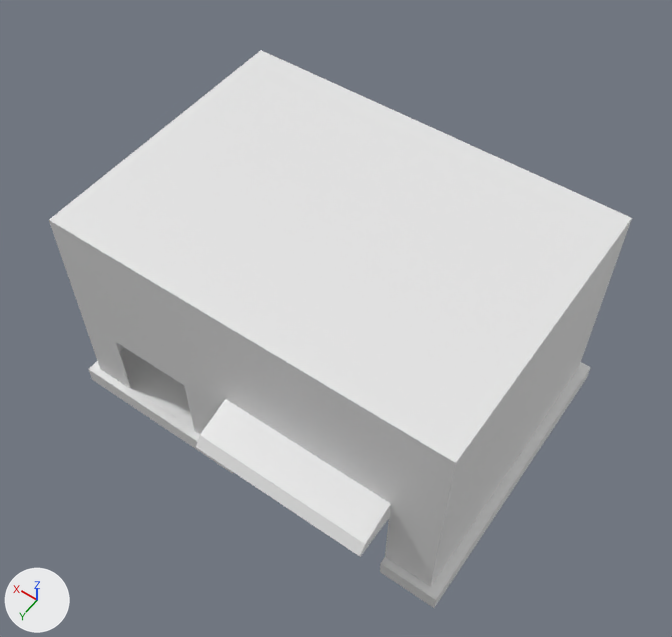
A saved change to the Blender file Assets/Models/MiScusiModels/Italy/Shopping District/Building2.blend.
The view is the same before and after, from a camera (50 mm lens) standing at (-32.5, 46.2, 82.8) and looking at (-1.8, 3.3, 15.3). Arrows for +X, +Y and +Z are at lower left; the lights stay in place.

The first picture shows 'building_002'.
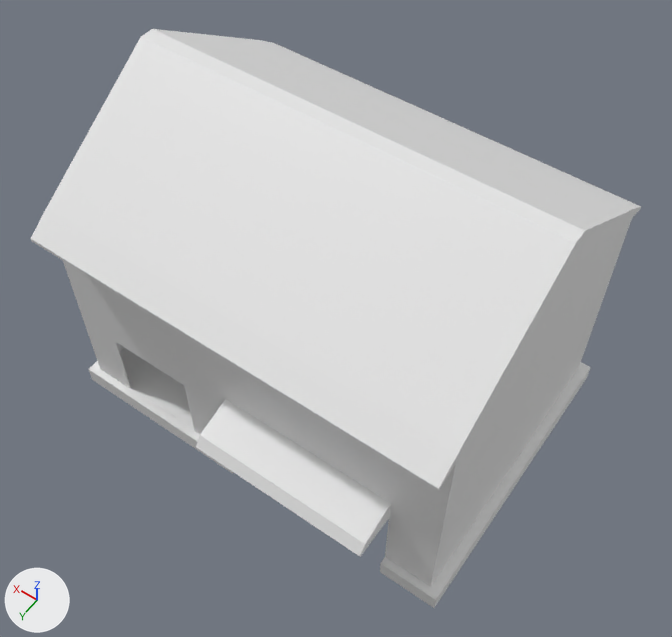
Patch to the scene script:
```diff
--- a/Assets/Models/MiScusiModels/Italy/Shopping District/Building2.blend.py
+++ b/Assets/Models/MiScusiModels/Italy/Shopping District/Building2.blend.py
@@ me_building_002_mesh @@
 # used by ob_building_002; location = (0.0, 0.0, 0.0); scale = (10.2, 7.38, 10.0)
-me_building_002_mesh.from_pydata(...)  # 164 vertices, 148 faces; spans x -2.1..2.1, y -2.1..2.6, z 0.0..2.45
+me_building_002_mesh.from_pydata(...)  # 212 vertices, 196 faces; spans x -2.1..2.1, y -2.3..2.6, z 0.0..3.49
+# me_building_002_mesh part 1
+# 1 face is deleted
+# 28 vertices are added at x -2.0..2.0, y -2.3..2.3, z 2.38..3.49
+# 6 new vertices lie (0.0, 0.3, -0.07) away from vertices in x -2.0..2.0, y 2.0, z 2.45
+# 8 new vertices lie (0.0, -0.3, 0.16) away from vertices in x -2.0..2.0, y 2.3, z 2.41
+# 6 new vertices lie (0.0, -1.91, 0.92) away from vertices in x -2.0..2.0, y 2.0, z 2.57
+# 49 new faces join them
```

Location of each change, (x1, y1, x2, y2) in pixels of the pictures (672 x 637 px):
'building_002', reshaped: before (49, 50, 632, 608); after (31, 29, 641, 608)
part 1 of me_building_002_mesh, built on: before (49, 50, 632, 463); after (31, 29, 641, 491)
